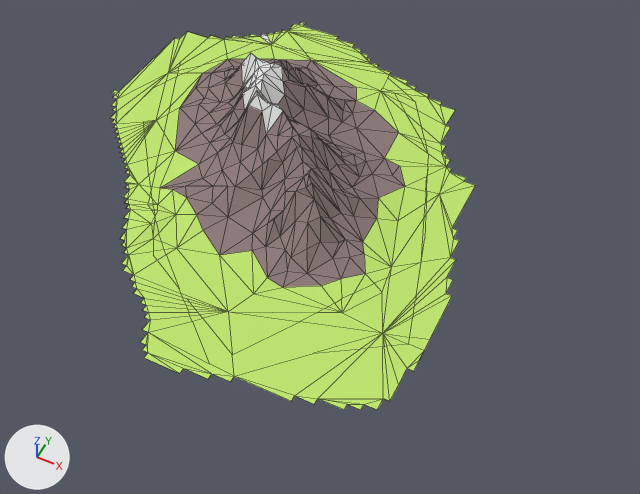
One commit to the Blender file PAPProject/Assets/Prefabs/part.blend: the scene before it, then after it.
Both versions are drawn from a 50 mm lens placed at (22.9, -37.6, 41.7), pointed at (6.1, -4.1, -0.1). The lights are fixed; the arrows at lower left show +X, +Y and +Z. Mesh edges are drawn as thin lines.
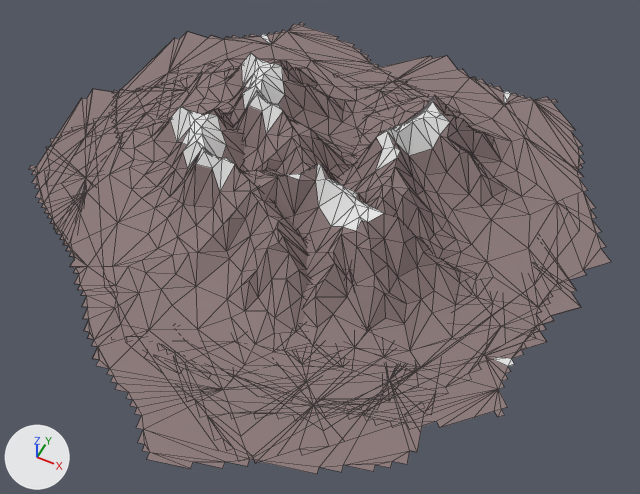
Pixel boxes [x1, y1, x2, y2] of what changed, in the pictures (640 x 494 px):
'Plane.001', added: after [29, 89, 422, 474]
    faces in mat_material (grey #907e7e): [29, 89, 422, 474]
    faces in mat_snow (white #e7e7e7): [170, 106, 235, 191]
'Plane.002', added: after [254, 55, 611, 463]
    faces in mat_material (grey #907e7e): [254, 55, 611, 463]
    faces in mat_snow (white #e7e7e7): [375, 91, 511, 171]
'Plane.003', added: after [46, 138, 581, 430]
    faces in mat_material (grey #907e7e): [46, 138, 581, 430]
    faces in mat_snow (white #e7e7e7): [286, 164, 514, 366]
part 1 of me_plane_001, recoloured (green to grey): before [111, 23, 475, 410]; after [112, 23, 397, 112]

Edits to the bpy script that builds the scene:
```text
Change me_plane_001:
    where me_plane_001.from_pydata(...)  # 771 vertices, 995 faces, 5 loose edges; spans x -0.72..0.76, y -0.8..0.84, z 0.0..0.3
    used by ob_plane; location = (0.0, 0.0, 0.0); scale = (20.2, 20.2, 20.2)
    me_plane_001 part 1: all 417 faces that had it switch from mat_grass (green #c2e773) to mat_material (grey #907e7e)
Add me_plane_004:
    me_plane_004.from_pydata(...)  # 771 vertices, 995 faces, 5 loose edges; spans x -0.72..0.76, y -0.8..0.84, z 0.0..0.3
    # faces by material slot: [957, 38]
    me_plane_004.materials.append(mat_material)  # grey #907e7e
    me_plane_004.materials.append(mat_snow)  # white #e7e7e7
Add ob_plane_003:
    ob_plane_003 = bpy.data.objects.new('Plane.003', me_plane_004)
    ob_plane_003.location = (4.05, -3.02, 0.0)
    ob_plane_003.rotation_euler = (0.0, 0.0, -2.356)  # degrees (0, 0, -135)
    ob_plane_003.scale = (20.2, 20.2, 20.2)
Add ob_plane_002:
    ob_plane_002 = bpy.data.objects.new('Plane.002', me_plane_004.copy())
    ob_plane_002.location = (7.93, 0.08, 0.0)
    ob_plane_002.rotation_euler = (0.0, 0.0, -0.759)  # degrees (0, 0, -43)
    ob_plane_002.scale = (20.2, 20.2, 20.2)
Add ob_plane_001:
    ob_plane_001 = bpy.data.objects.new('Plane.001', me_plane_004.copy())
    ob_plane_001.location = (0.0, -5.91, 0.0)
    ob_plane_001.rotation_euler = (0.0, 0.0, 0.233)  # degrees (0, 0, 13)
    ob_plane_001.scale = (20.2, 20.2, 20.2)
```
